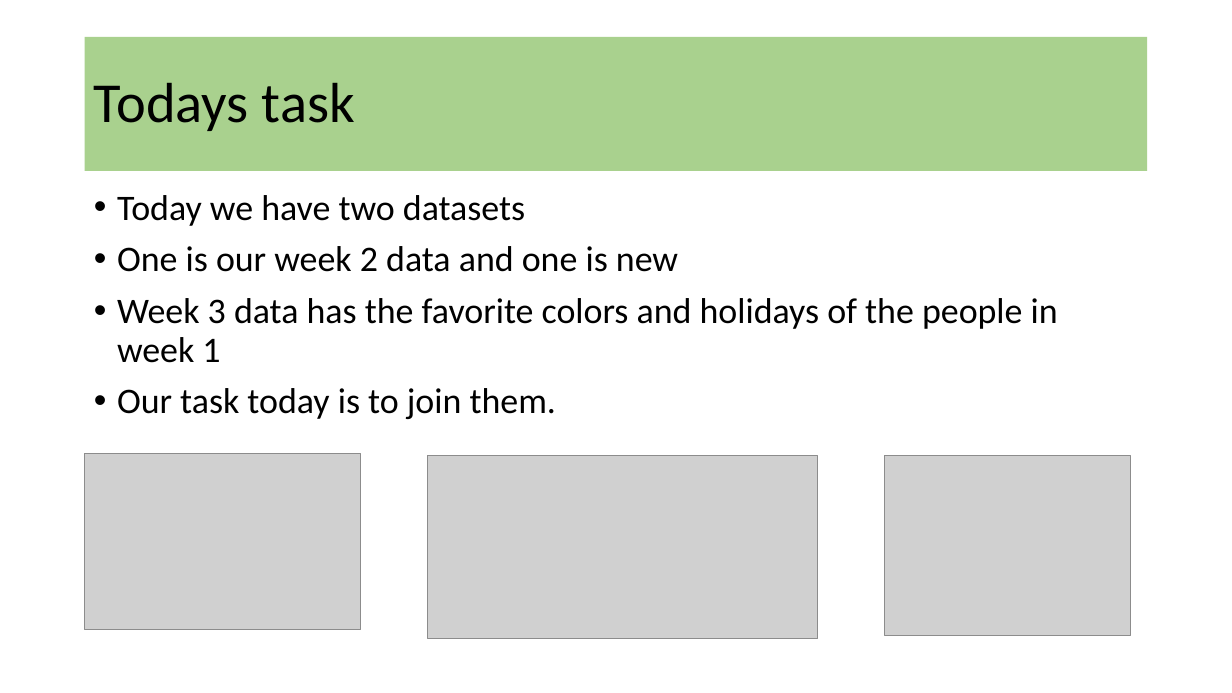
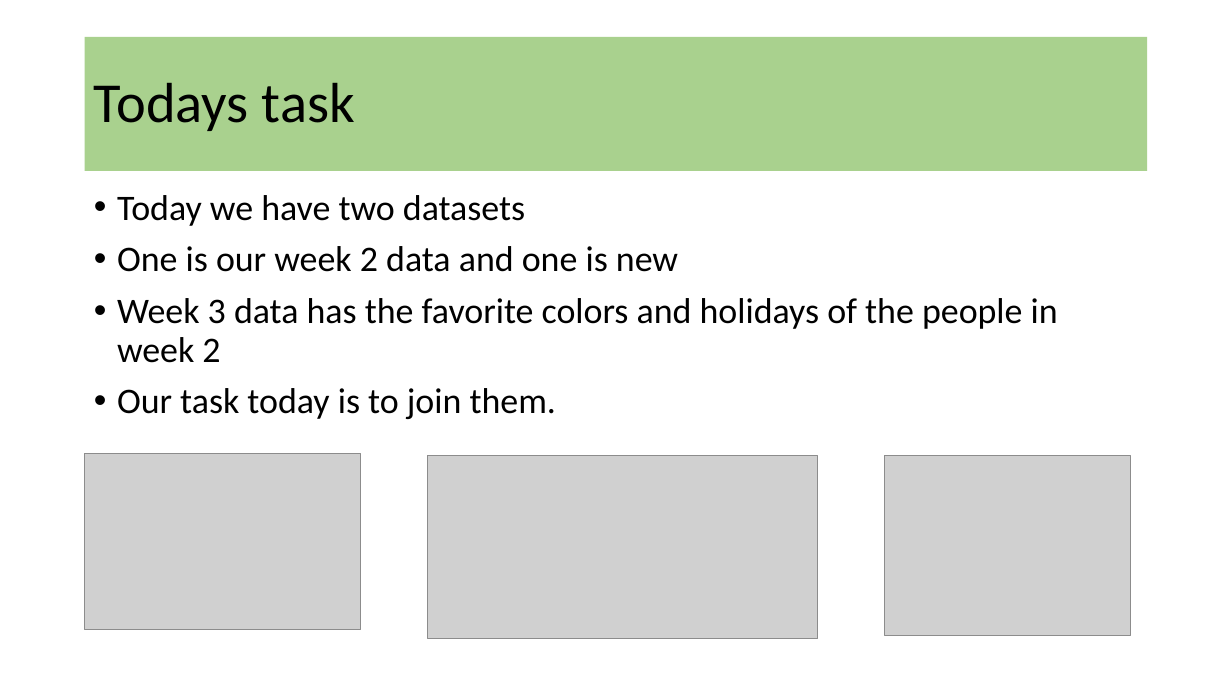
Before and after one commit to SamSwift505/NMDOH_R_WORKSHOPS_26, a slide deck: slide 7 of Week_3/Workshop_3.pptx. Drawn at 1232x693 pixels with LibreOffice and Linux fonts; fonts in the diff are those of the drawing; grey boxes stand for pictures. Boxes give left, top, right and bottom in pixels: in the first picture for what was removed or moved away, otherwise in the second. Text is boxed around its words. In the diff, an @@ line names an element or a change of style, - is before the commit and + after.

```diff
--- a/Week_3/Workshop_3.pptx
+++ b/Week_3/Workshop_3.pptx
@@ text at (117,298,1058,363): text changed @@
-• Week 3 data has the favorite colors and holidays of the people in week 1
+• Week 3 data has the favorite colors and holidays of the people in week 2
```
Also in this commit, not shown: 3 other slides changed.
